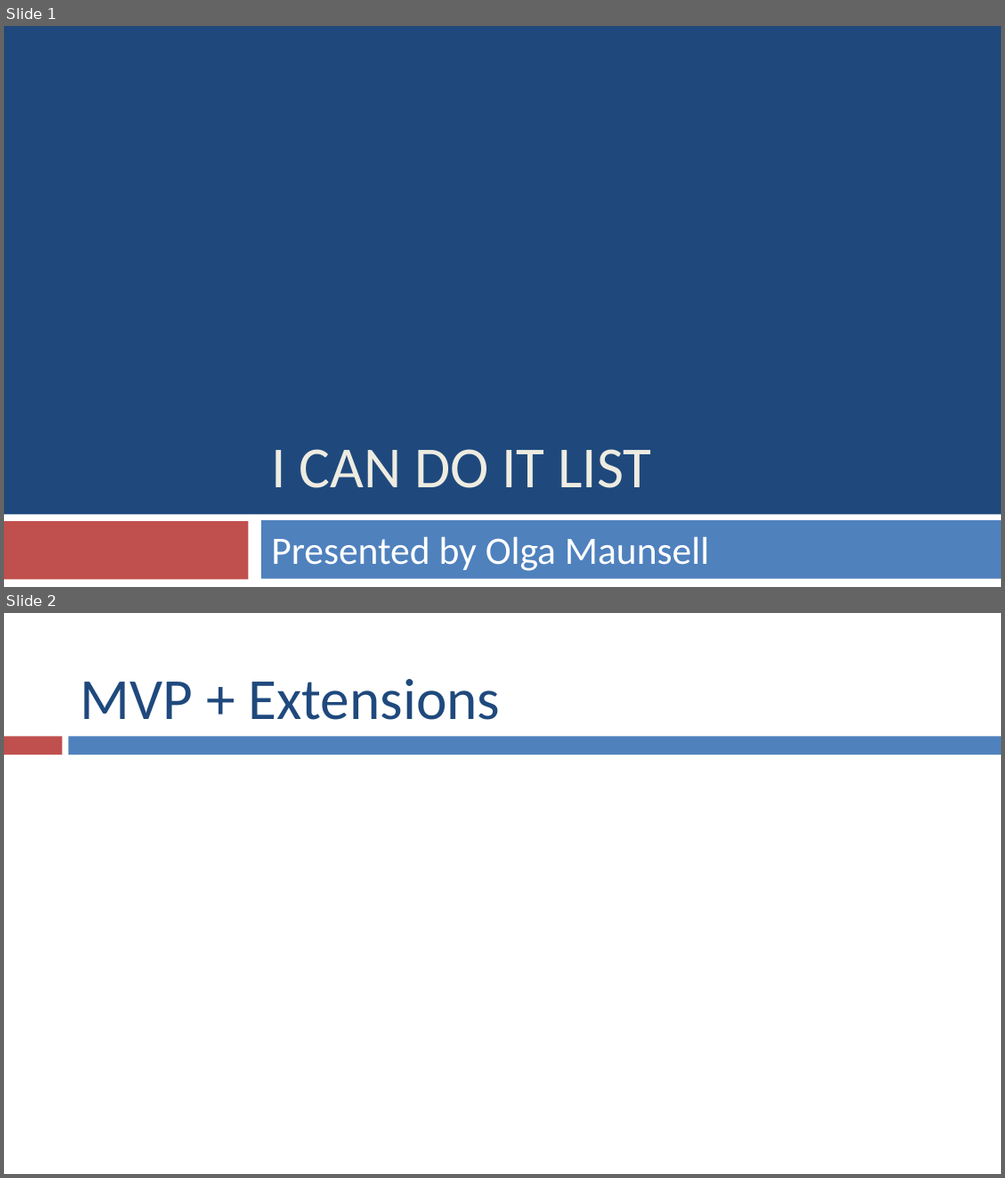
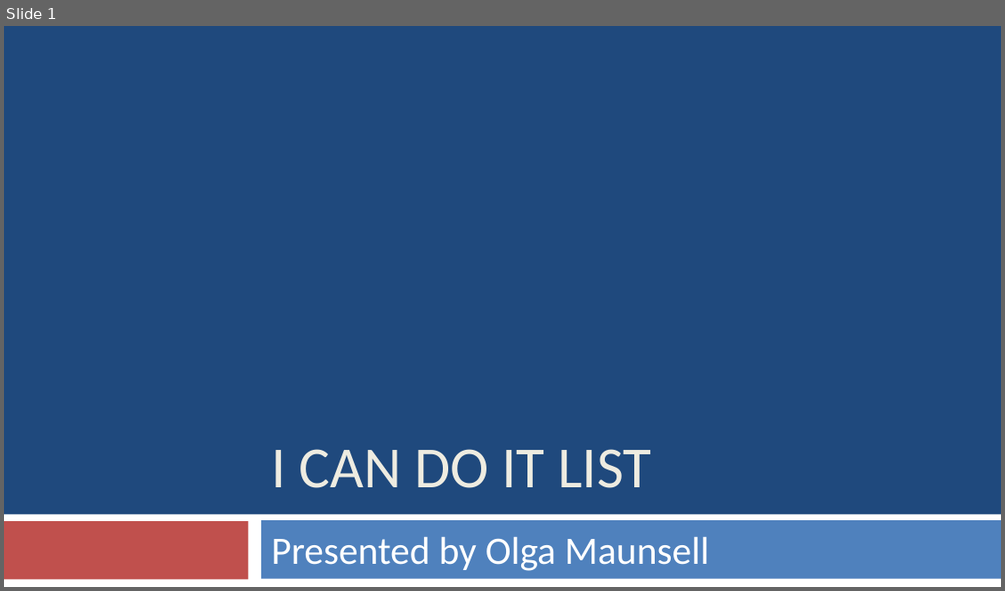
Before and after one commit to olgamaunsell/ICanDoItList-Java-Android-App, a slide deck: I Can Do It List Presentation.pptx. Shown one above the other, each under a label of ours: slides 1 and 2 before the commit, slide 1 after it. The pictures are 1005x1178 and 1005x591 pixels, drawn with LibreOffice and Linux fonts; fonts in the diff are those of the drawing. Boxes give left, top, right and bottom in pixels: in the first picture for what was removed or moved away, otherwise in the second. Text is boxed around its words. In the diff, an @@ line names an element or a change of style, - is before the commit and + after.

```diff
--- a/I Can Do It List Presentation.pptx
+++ b/I Can Do It List Presentation.pptx
@@ slide 2 removed at (x1=4, y1=613, x2=1001, y2=1174), background #FFFFFF @@
@@ title removed at (x1=81, y1=679, x2=500, y2=720) @@
-MVP + Extensions
@@ rectangle removed at (x1=4, y1=737, x2=62, y2=755) @@
@@ rectangle removed at (x1=69, y1=737, x2=1001, y2=755) @@
```
Also in this commit, not shown: 6 slides changed, 5 slides added, 2 other slides removed, 3 other files.
